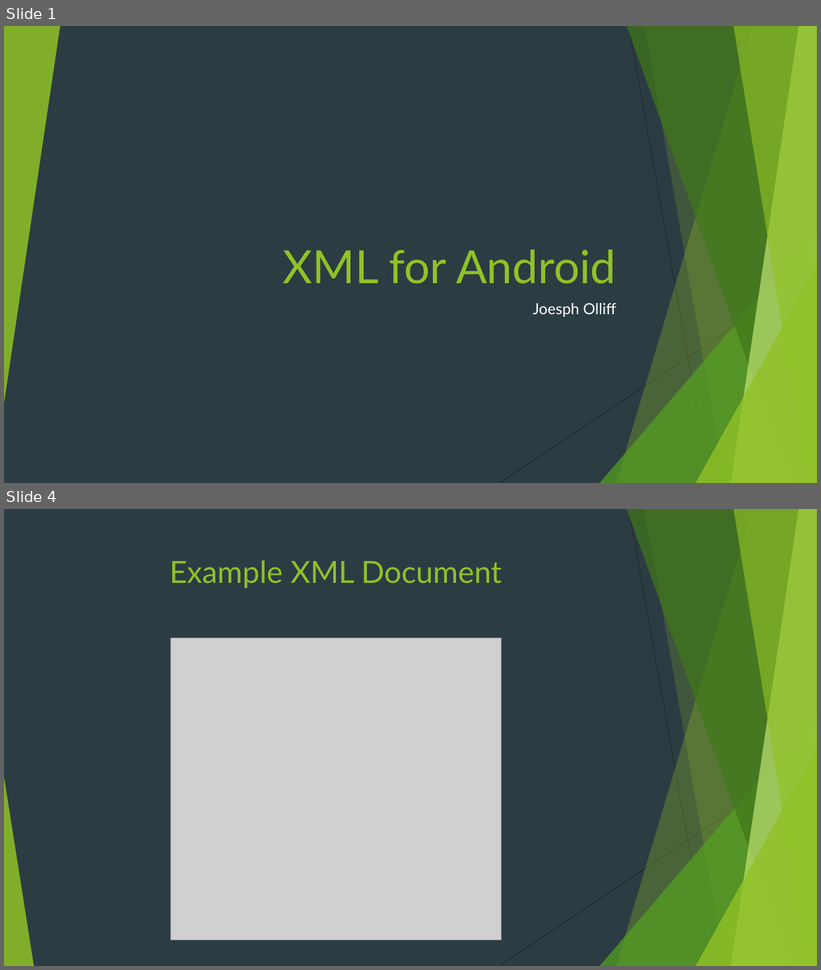
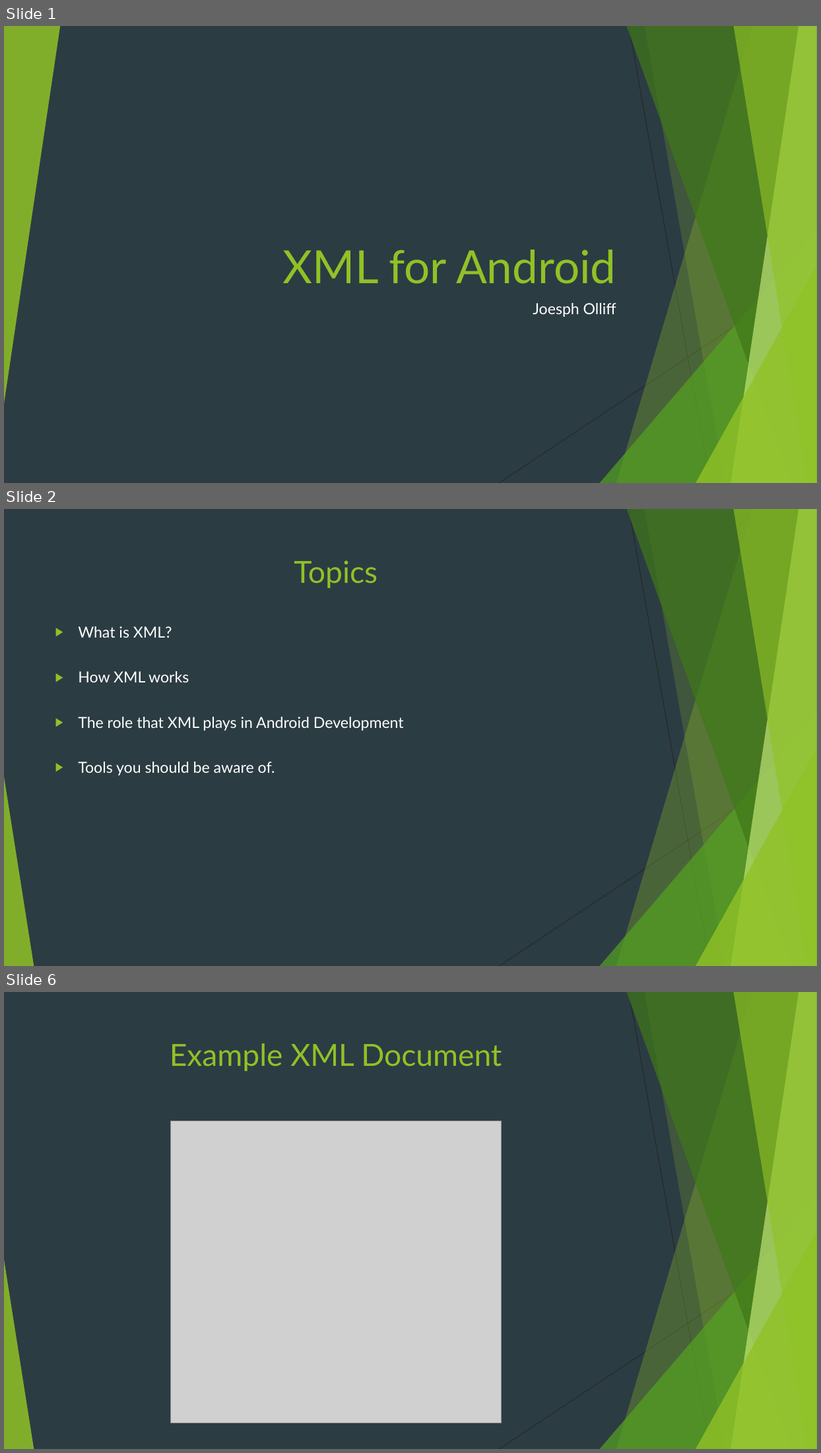
Before and after one commit to Sylvia-Olliff/XML-class, a slide deck: XML for Android.pptx. Shown one above the other, each under a label of ours: slides 1 and 4 before the commit, slides 1, 2 and 6 after it; the slides between them are not shown. The pictures are 821x970 and 821x1453 pixels, drawn with LibreOffice and Linux fonts; fonts in the diff are those of the drawing; grey boxes stand for pictures. Boxes give left, top, right and bottom in pixels: in the first picture for what was removed or moved away, otherwise in the second. Text is boxed around its words. In the diff, an @@ line names an element or a change of style, - is before the commit and + after.

```diff
--- a/XML for Android.pptx
+++ b/XML for Android.pptx
@@ slide 2 added at <box>4,509,817,966</box>, background #2C3C43; not listed: 10 template elements that a slide beside it also shows @@
@@ title added at <box>294,560,378,588</box>, 36 pt, text #90C226 @@
+Topics
@@ text added at <box>78,626,404,776</box>, 18 pt, text #FFFFFF @@
+▶ What is XML?
+▶ How XML works
+▶ The role that XML plays in Android Development
+▶ Tools you should be aware of.
@@ what was slide 4 is now slide 6 @@
```
Also in this commit, not shown: 3 slides changed, 5 other slides added, 1 slide removed.
